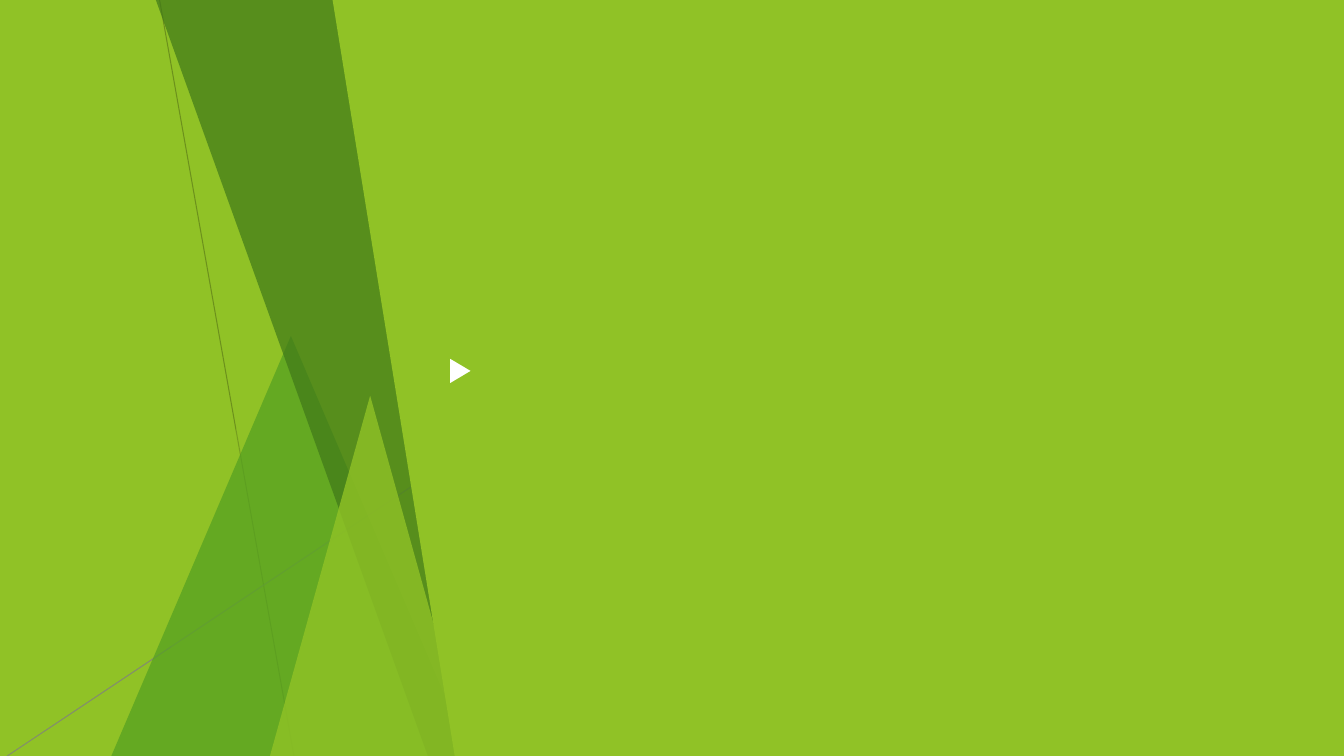
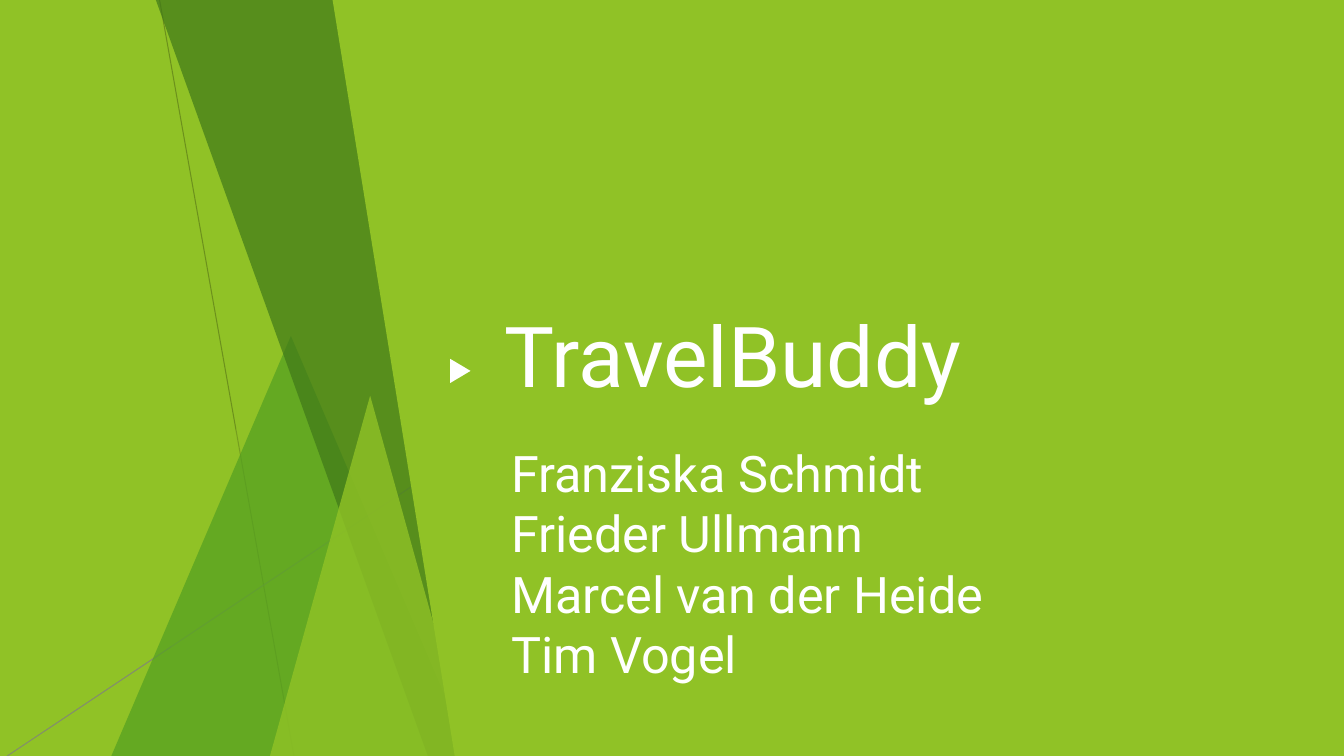
Before and after one commit to fh-erfurt/TravelBuddy-REST, a slide deck: slide 1 of doc/Präsentation/TravelBuddy_1.ppt. Drawn at 1344x756 pixels with LibreOffice and Linux fonts; fonts in the diff are those of the drawing. Boxes give left, top, right and bottom in pixels: in the first picture for what was removed or moved away, otherwise in the second. Text is boxed around its words. In the diff, an @@ line names an element or a change of style, - is before the commit and + after.

```diff
--- a/doc/Präsentation/TravelBuddy_1.ppt
+++ b/doc/Präsentation/TravelBuddy_1.ppt
@@ freeform shape at <box>332,0,1344,756</box>: outline redrawn @@
@@ title added at <box>504,324,961,405</box>, 60 pt, text #FFFFFF @@
+TravelBuddy
@@ subtitle "Franziska Schmidt Frieder Ullmann Marcel ..." at <box>511,454,983,684</box>: text colour #90C226 to #FFFFFF @@
```
Also in this commit, not shown: 3 other slides changed, 3 slides added, 1 slide removed.
